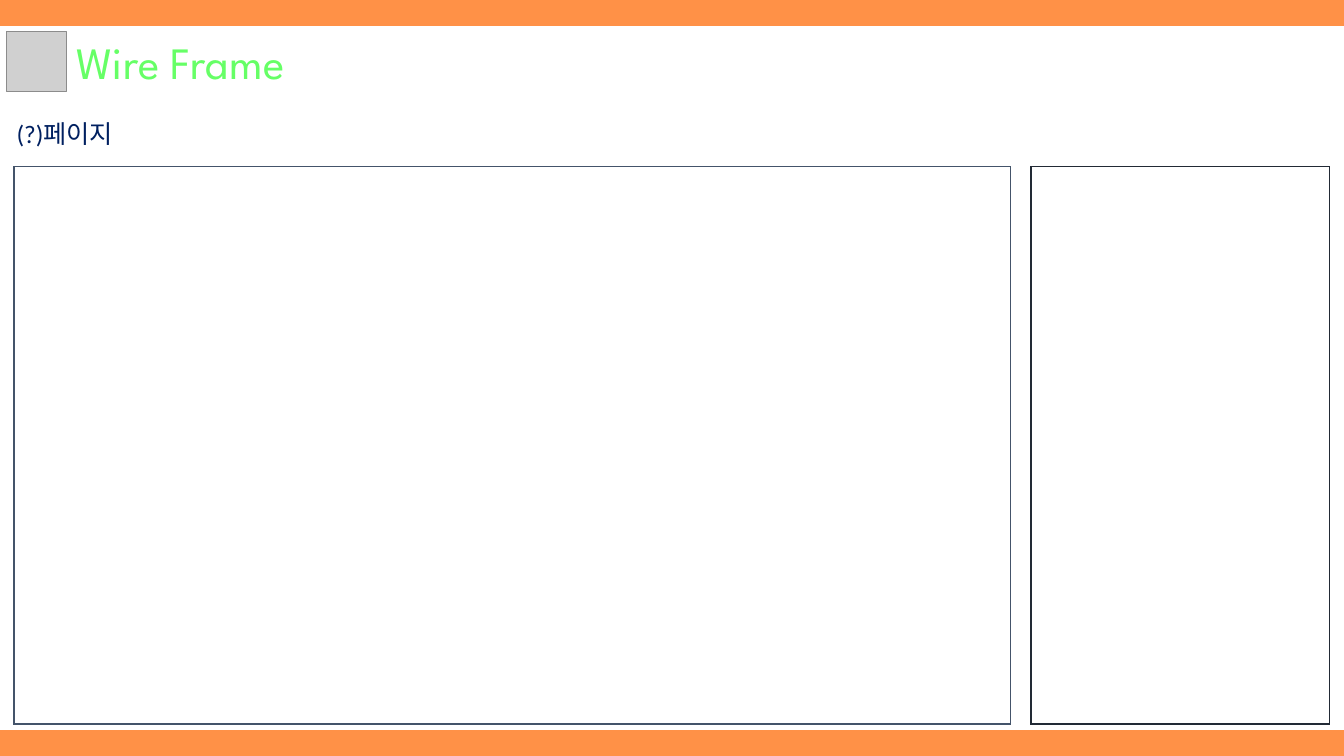
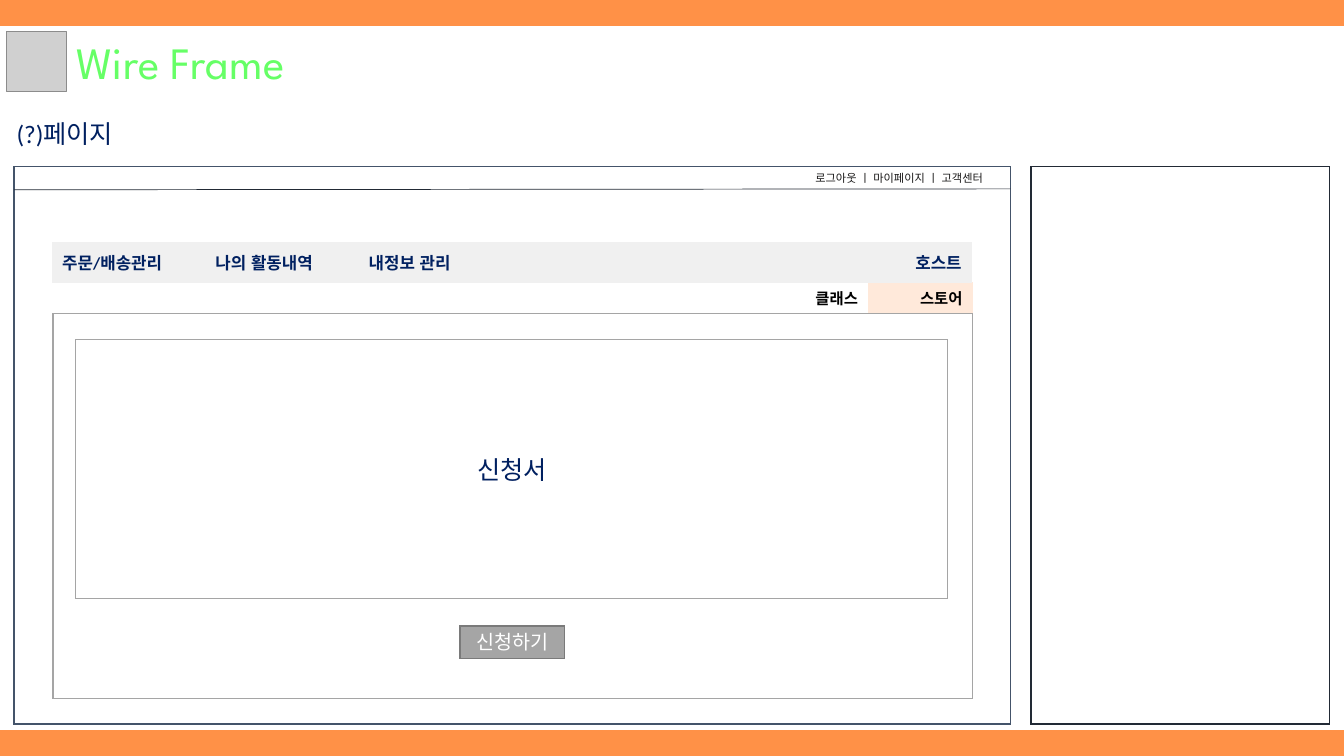
Before and after one commit to hhsw07/ezen-academy-projects, a slide deck: slide 22 of WebContent/cmk/document/3조 원데이클래스.pptx. Drawn at 1344x756 pixels with LibreOffice and Linux fonts; fonts in the diff are those of the drawing; grey boxes stand for pictures. Boxes give left, top, right and bottom in pixels: in the first picture for what was removed or moved away, otherwise in the second. Text is boxed around its words. In the diff, an @@ line names an element or a change of style, - is before the commit and + after.

```diff
--- a/WebContent/cmk/document/3조 원데이클래스.pptx
+++ b/WebContent/cmk/document/3조 원데이클래스.pptx
@@ text added at [815, 172, 983, 183], 8 pt, text #181717 @@
+로그아웃 ㅣ 마이페이지 ㅣ 고객센터
@@ line added from (14, 190) to (1011, 189), #222A35 0.5 pt @@
@@ table added at [52, 242, 972, 283], 1 rows, 6 columns @@
+주문/배송관리 | 나의 활동내역 | 내정보 관리 |  |  | 호스트
@@ table added at [763, 282, 973, 314], 1 rows, 2 columns @@
+클래스 | 스토어
@@ rectangle added at [53, 314, 973, 699], fill #FFFFFF, outline #A5A5A5 1 pt @@
@@ rectangle added at [76, 340, 948, 598], fill #FFFFFF, outline #A5A5A5 1 pt, 18 pt, text #002060 @@
+신청서
@@ rectangle added at [460, 626, 565, 658], fill #A5A5A5, outline #7A7A7A 1 pt, 14 pt, text #FFFFFF @@
+신청하기
```
Also in this commit, not shown: 12 other slides changed, 4 slides added, 3 slides removed.
